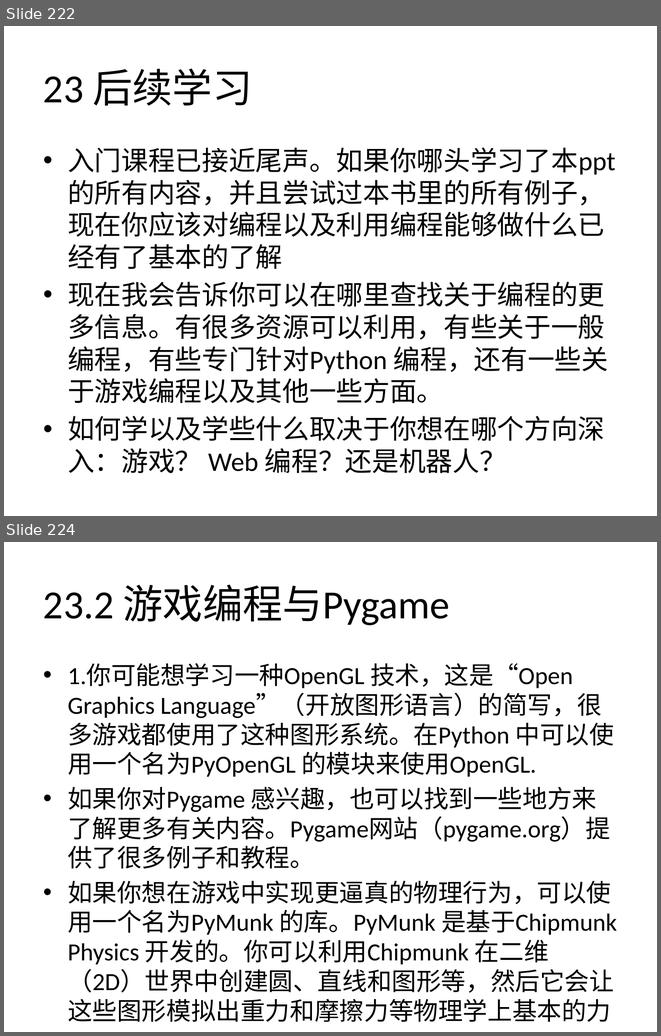
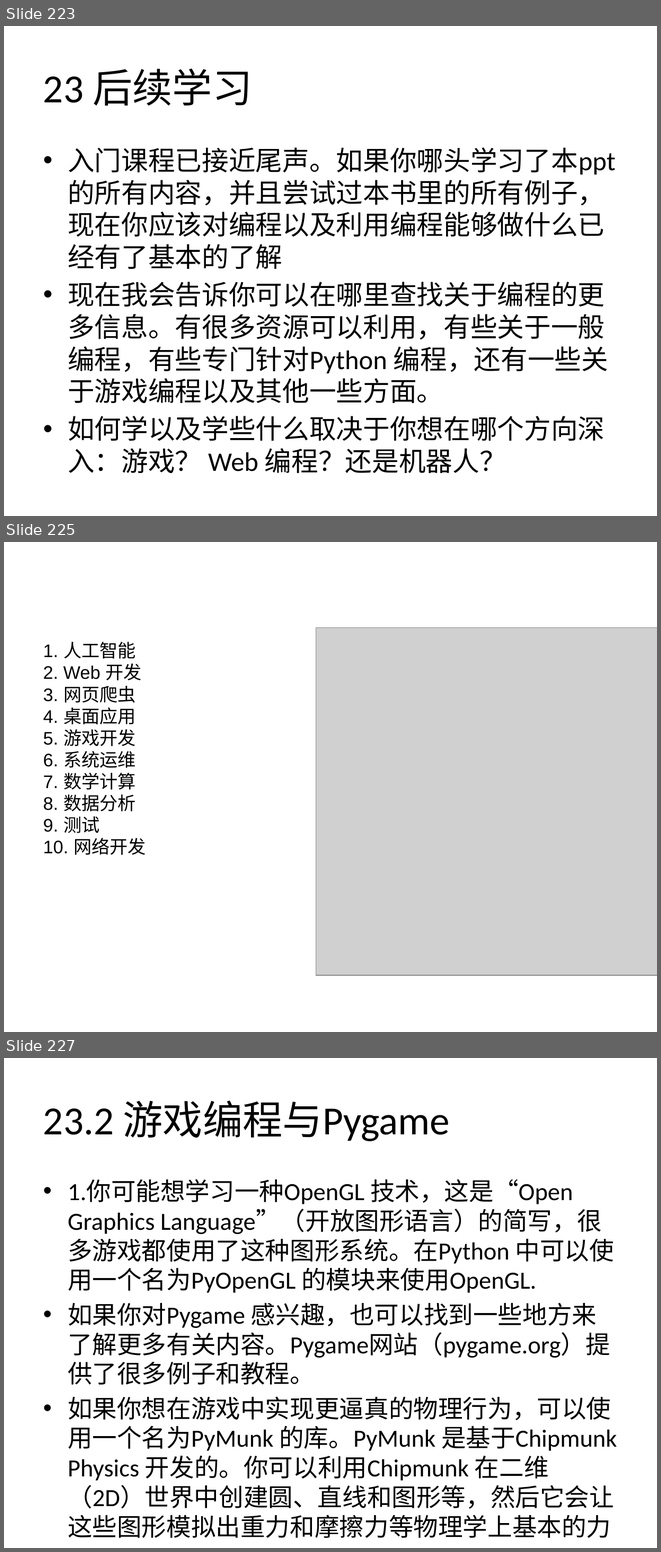
Before and after one commit to zhinan18/Python3, a slide deck: readme/Python3.pptx. Shown one above the other, each under a label of ours: slides 222 and 224 before the commit, slides 223, 225 and 227 after it; the slides between them are not shown. The pictures are 661x1036 and 661x1552 pixels, drawn with LibreOffice and Linux fonts; fonts in the diff are those of the drawing; grey boxes stand for pictures. Boxes give left, top, right and bottom in pixels: in the first picture for what was removed or moved away, otherwise in the second. Text is boxed around its words. In the diff, an @@ line names an element or a change of style, - is before the commit and + after.

```diff
--- a/readme/Python3.pptx
+++ b/readme/Python3.pptx
@@ slide 225 added at (x1=4, y1=542, x2=657, y2=1032), background #FFFFFF @@
@@ picture added at (x1=316, y1=627, x2=657, y2=975) @@
@@ title added at (x1=43, y1=642, x2=146, y2=855), 20 pt, text #000000 @@
+1. 人工智能
+2. Web 开发
+3. 网页爬虫
+4. 桌面应用
+5. 游戏开发
+6. 系统运维
+7. 数学计算
+8. 数据分析
+9. 测试
+10. 网络开发
@@ what was slide 222 is now slide 223 @@
@@ what was slide 224 is now slide 227 @@
```
Also in this commit, not shown: 3 slides changed, 8 other slides added, 1 slide removed, 21 other files.
